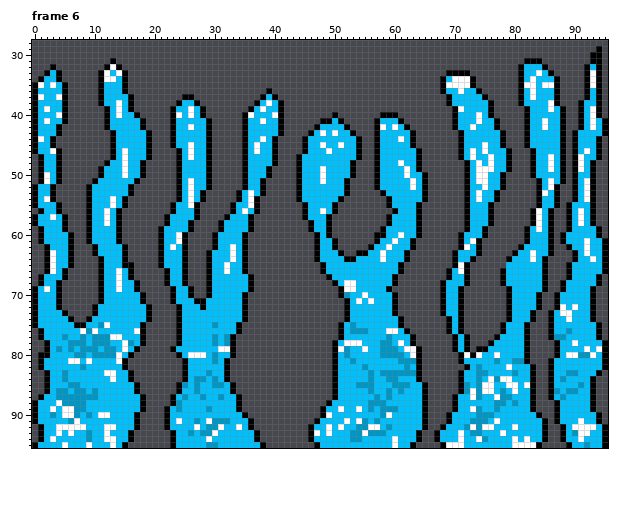
Two states of a pixel-art file, Aseprites/Effects/BAttle/WaterSpout2.aseprite. The picture above is the old version.
96x96 pixels, 9 frames. Shown: frame 6: x 0..95, y 28..95. The commit also changed other frames, which this record leaves out.
And afterwards:
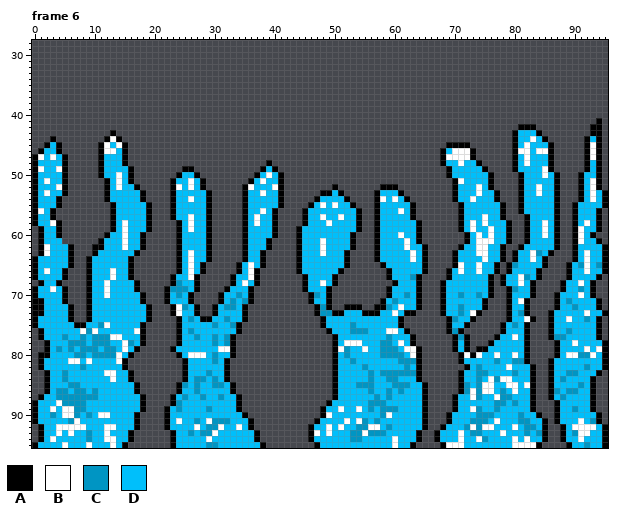
Palette (. is transparent): A #000000  B #ffffff  C #0095c3  D #00bffb
Diff:
Changed rows in their new state; - is an unchanged pixel.
Frame 6:
first column x 0:
29 ----------------------------------------------------------------------------------------------.-
30 ---------------------------------------------------------------------------------------------..-
31 -------------.--------------------------------------------------------------------...--------..-
32 ---.--------...------------------------------------------------------------------.....------...-
33 --...------.....-----------------------------------------------------....--------......-----...-
34 -....------.....----------------------------------------------------......-------.......----...-
35 ......-----.....----------------------------------------------------......-------.......----...-
36 ......-----.....-----------------------.----------------------------.......------.......----...-
37 ......-----......--------..-----------...----------------------------.......-----.......----...-
38 ......-----......-------....---------.....---------------------------........----.......---....-
39 ......------.....------......-------......----------------------------.......-----.......--....-
40 ......------......-----......------.......--------.-------...---------.......-----.......--....-
41 ......------.......----.......-----.......------....-----.....--------........----.......--...A.
42 .....-------.......----.......-----.......-----......----......-------........---A-A.....--..AA.
43 .....---------......---.......-----.......----........---.......-------........-ADD-A....-...AA.
44 ...---------ABA.....---.......-----......----..........--.......-------........-ADDB-A...-..A---
45 ..ADA------ABDBA....---.......-----......----..........--.......-----AA-A......-ADB---A..-..AB--
46 .A-D-------ABB-A....----......-----......----..........--........---ADBBBA......ABBDBBA..-..AB--
47 AB-BDA-----ADD-A....----......-----......---...........--........---ABBBBA......ADBD--A..-..AB--
48 AD--DA-----AD--A...-----......-----....A.---..........---........---ADDBD-A.....ADBD--A..-..ADA-
49 AB--BA---------DA..-----.AA...-----...ADA---..........---........----ADDD-DA....ADDD-BA..-..ADA-
50 ADD-DA--------BDA..--------A..-----..A-BDA--..........---.........---ADDD-DDA..--ADD-B-A.-.A-DA-
51 AD--DA----..A-B-A.-----AD---A.-----.A-BDDA--.........----.........----ABD-DDA..--ADDD-DA.-.ADBA-
52 ---DBA---...A-B-DA-----AB---A.------B-DDBA--......A..----.AAA.....----ADD-BDA..--ADDB-D---.ADBA-
53 --BDDA---...A---DDA----AD-D-DA----.AD-BDDA--....AA-A.----AD--A....----ADD--------ADDBD----.ADBDA
54 --DDA----...AD-DDDA----AD---DA----.ADDDDDA--...A---DA----ABDB-A...----ADDBD------ADDD-----.ADBDA
55 ---------....A-DDDDA------DDDA---..ADDDDDA---.A-B-BDDA---ADD---A.------AD---DDA--ADDD----.A--DDA
56 AB-A.----....ADDDDDA-------DDA---..A-DBDA-------D-DDDDA--ADDDB-A.------AD---DDA--ADDD-DA-.AD-DA-
57 ---A..---....ADDDDDA--.A--BDDA--...ADBDDA-------BDDBDDA--ADD---A.------AD--BDDA---ADD-DA-.AD-DA-
58 ---BA.---....ADBDDDA--..A-BDDA-....ADBDDA----AD--BDDDDA--ADD-----------ADB-BDDDA--ADDBDA-.ADBDA-
59 ----A.---....ADBDDDA-...A-BDDA-....ADDDDA---ADD--DDDDDA--AD------------ADB-DBDDA----DBDA-.AB----
60 ----A..--...A-DBDDA--...ADDDDA.....-DDDDA---ADDD-DDDDA----D------------.A-BDBDDA-----BDA..AB-A.-
61 -----..--..A--DBDDA--...ADDDDA.....-DDDA----ADDDB-DDDA------D-BDA------.ADBBBDDA------DA..ABD-A.
62 -AB--------A---BDDA--...ADDDDA.....-DDDA----ADDDB-DDDA--.A-D--BDDA------D-BBDDA-------DA-.A-D---
63 -ABD-----------DDA---...ADBDD-.....-DDA-----ADDDB--DA-...AD---DBDA--------BBDDA-----C-----------
64 ADDD-----ADD---DA----...ADBDD-.....-DDA-----ADDD-----....AD---DBDA-------DDBDDA.A-----------BD--
65 ADDD-----ADD---D-----...ADBDA.....ADBDA-----ADDDD---A.....A--DDDDA------DDBDDA-AC----------CB-C-
66 ADBD-----ADD-BD-------..ADBDA.....ADBA------ADDDD--A.......A-DDDDA------DDBDDA.A----A.------B---
67 AD-------ADD-BD-------.A-DBA-....A--BA-------ADDDDA........ADDDCA-------DDDDA----BC-A.----------
68 ---------ADDB-D-------.ACDDA-....A-BDA-------ADDBD-.........-DDDA-------DDDDA----B-A..-----B-A.-
69 --DBDA---ADDB-D-------ACCCDA-...A------------ADDDA-........-DDDDA------DDDDDA---C--A..-----C----
70 ----DA---ADDB---------ADC----..A--CDA---------ACDA-........ADDCDA------CDDCDA------A.------B----
71 -A--DA---ADD----------AD--A....A-C-CA---------ADDA--......A-CDDDA------DDDDA-----BA..----C---DA-
72 -A--DDA--AD------------ABC-A..A-CC-------------ACA---AA..AACDBDDA------CDDDA------A..---D-C--DA-
73 -A---DA--AD------------AB--A..A----------------ACCAAD--AAA--BDAA-------CDBA------CA.----DD--BDDA
74 --------------------------C-AA--C---------------ADDDD-----------------CDDA--------B---------CDA-
75 ---------------------------------C--------------ADDD-------------------DA-------C---------------
76 --------------------------C----------------------ADD------------------C-------------------------
77 ---------------------------C----------------------AD-------------------C--------B---------------
80 --------------------------------------------------------------------------------B---------------
82 --------------------------------------------------------------------------------------------C---
first column x 81:
89 ---------C---
90 C------------
91 CC----------C
92 -CC----------
93 -C-C---------
